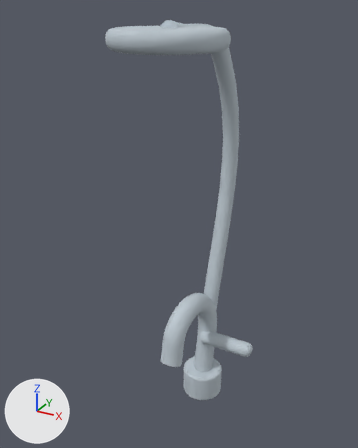
What one commit did to the glTF model assets/3d/native/bathroomTapShower.glb.
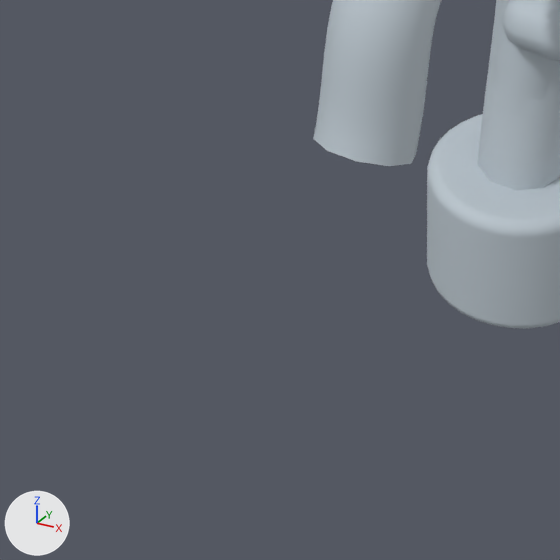
Old and new are each drawn whole from a camera (50 mm lens) standing at (0.808, -1.7, 1.772) and looking at (-0.059, -0.123, 0.983) and again close up on the part from 27% to 59% of the width and 74% to 100% of the height. Arrows for +X, +Y and +Z are at lower left; the lights stay in place. The older version's two pictures come first. Where no turn or scale is listed for an object, it has been applied to the vertices.

Script lines for the objects in view, before the commit:
```python
me_curved_tap_001 = bpy.data.meshes.new('Curved tap.001')
me_curved_tap_001.from_pydata(...)  # 370 vertices, 736 faces; spans x -0.044..0.044, y -0.338..0.085, z 0.15..0.663
me_curved_tap_001.materials.append(mat_silver)  # pale blue #bcc7cf
me_cylinder_125 = bpy.data.meshes.new('Cylinder.125')
me_cylinder_125.from_pydata(...)  # 256 vertices, 508 faces; spans x -0.09..0.09, y -0.09..0.09, z -0.065..0.065
me_cylinder_125.materials.append(mat_silver)  # pale blue #bcc7cf
me_shower_riser_001 = bpy.data.meshes.new('Shower riser.001')
me_shower_riser_001.from_pydata(...)  # 250 vertices, 496 faces; spans x -0.04..0.04, y -0.31..0.26, z 0.2..1.73
me_shower_riser_001.materials.append(mat_silver)  # pale blue #bcc7cf
ob_curved_tap = bpy.data.objects.new('Curved tap', me_curved_tap_001)
ob_curved_tap.location = (0.0, 0.0, 0.0)
ob_shower_riser = bpy.data.objects.new('Shower riser', me_shower_riser_001)
ob_shower_riser.location = (0.0, 0.0, 0.0)
ob_tap_base = bpy.data.objects.new('Tap base', me_cylinder_125)
ob_tap_base.location = (0.0, 0.0, 0.15)
# also in view: 'Tap lever' at (0.11, 0.0, 0.39)
```
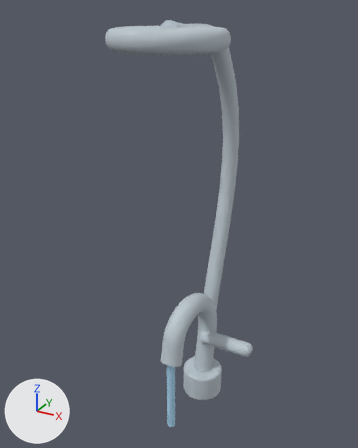
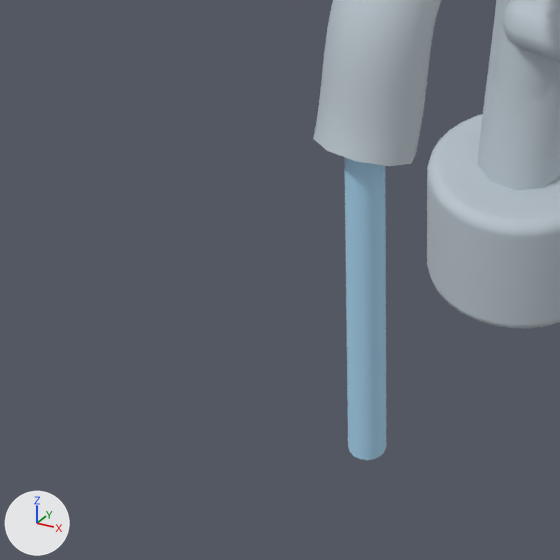
Boxes [x1, y1, x2, y2] around the edits, measured in the close-ups (560 x 560 px):
'Interaction water', added (blue): after [344, 157, 386, 460]

The edits, one by one:
Material 'blue' (mat_blue) is new.
Its base color is (0.397, 0.665, 0.871) (blue #a9d5f0).
Its roughness is 0.72.
Mesh me_cylinder_098 is new.
It has 256 vertices, 508 faces and spans x -0.017..0.017, y -0.017..0.017, z -0.165..0.165.
It uses material mat_blue (blue #a9d5f0).
Object 'Interaction water' (ob_interaction_water) is new; it shows me_cylinder_098.
Its location is (0.0, -0.3, 0.285).
